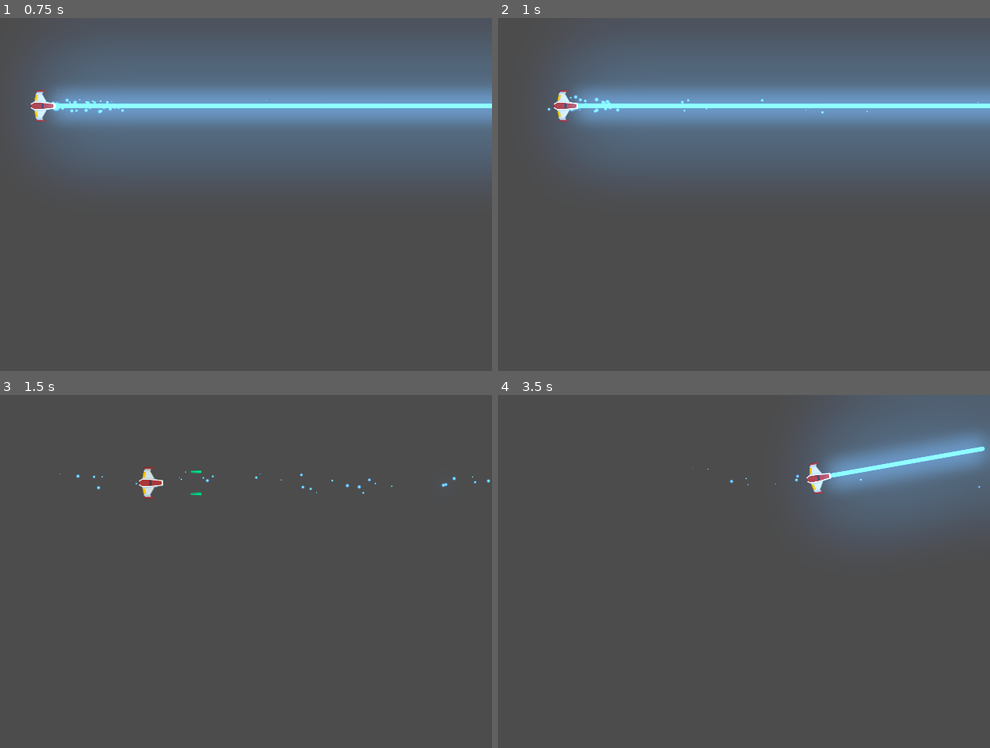
Above: before the commit, frames 1-4 (two rows, left to right).
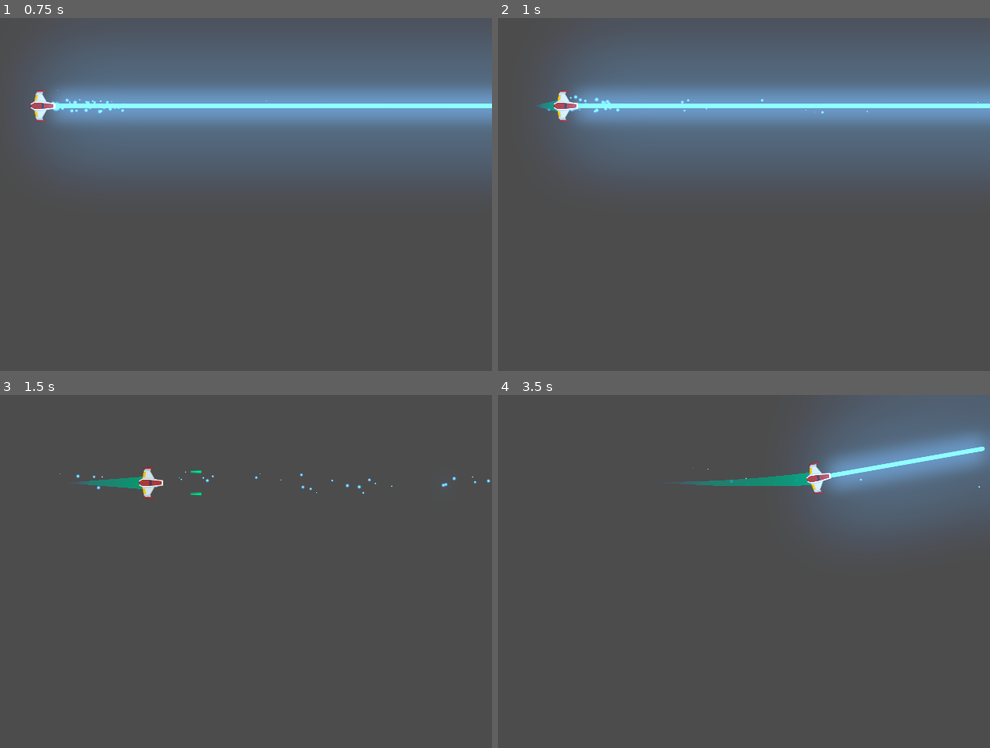
Above: after the commit, the same moments.

Repository: soyMoka/Meteoritos
Game: Godot game, scene res://Juego/Niveles/NivelTest.tscn
Two runs of this game, one before a commit and one after it. Both use one fixed random seed, a clock stepped at 60 frames per second and the inputs below.
Inputs (mouse positions are in pixels of both pictures, inside the frame that each line leads up to):
- Up to frame 1 (0.75 s): tap Enter at 0.5 s; move the mouse to (314, 176) at 0.52 s; hold Up (mover_adelante) from 0.53 s (still down); hold Right mouse button (disparo_secundario) from 0.53 s (still down)
- Up to frame 2 (1 s): keep holding Up (mover_adelante); keep holding Right mouse button (disparo_secundario)
- Up to frame 3 (1.5 s): move the mouse to (54, 589) at 1.27 s; release Up (mover_adelante) at 1.28 s; release Right mouse button (disparo_secundario) at 1.28 s; hold Down (mover_atras) from 1.28 s (still down); tap C (disparo_principal) at 1.35 s
- Up to frame 4 (3.5 s): right-click (552, 589) at 1.55 s; move the mouse to (739, 493) at 2.02 s; release Down (mover_atras) at 2.03 s; hold Right mouse button (disparo_secundario) 2.03-2.78 s; hold Up (mover_adelante) from 2.03 s (still down); move the mouse to (645, 642) at 2.77 s; tap Left (rotar_antihorario) at 2.85 s; right-click (645, 642) at 3.05 s

Frame 1 is identical in both runs. In frame 2, less than 0.1% of the frame differs, in the area x 7-13%, y 23-27%; in frame 3, 0.3%; in frame 4, 0.5%, in the area x 36-64%, y 22-26%.

Commit message:
SFX Motor de nave

Diff:
--- /dev/null
+++ b/Juego/Naves/Estela/Trail2D.gd
@@ -0,0 +1,116 @@
+# Draws a 2D trail using Godot's `Line2D`.
+#
+# Instantiate `Trail2D` as a child of a moving node to use it. To control the color, width curve,
+# texture, or trail width, use parameters from the `Line2D` class.
+tool
+
+class_name Estela
+extends Line2D
+
+export var is_emitting := false setget set_emitting
+
+# Distance in pixels between vertices. A higher resolution leads to more details.
+export var resolution := 5.0
+# Life of each point in seconds before it is deleted.
+export var lifetime := 0.5
+# Maximum number of points allowed on the curve.
+export var max_points := 100
+
+# Optional path to the target node to follow. If not set, the instance follows its parent.
+export var target_path: NodePath
+
+var _points_creation_time := []
+var _last_point := Vector2.ZERO
+var _clock := 0.0
+var _offset := 0.0
+
+onready var target: Node2D = get_node_or_null(target_path)
+
+
+func _ready() -> void:
+	if not target:
+		target = get_parent() as Node2D
+
+	if Engine.editor_hint:
+		set_process(false)
+		return
+
+	_offset = position.length()
+	set_as_toplevel(true)
+	clear_points()
+	position = Vector2.ZERO
+	_last_point = to_local(target.global_position) + calculate_offset()
+
+
+func _get_configuration_warning() -> String:
+	var warning := "Missing Target node: assign a Node that extends Node2D in the Target Path or make the Trail a child of a parent that extends Node2D"
+	if target:
+		warning = ""
+	return warning
+
+
+func _process(delta: float) -> void:
+	_clock += delta
+	remove_older()
+
+	if not is_emitting:
+		return
+
+	# Adding new points if necessary.
+	var desired_point := to_local(target.global_position)
+	var distance: float = _last_point.distance_to(desired_point)
+	if distance > resolution:
+		add_timed_point(desired_point, _clock)
+
+
+# Creates a new point and stores its creation time.
+func add_timed_point(point: Vector2, time: float) -> void:
+	add_point(point + calculate_offset())
+	_points_creation_time.append(time)
+	_last_point = point
+	if get_point_count() > max_points:
+		remove_first_point()
+
+
+# Calculates the offset of the trail from its target.
+func calculate_offset() -> Vector2:
+	return - 1.0 * polar2cartesian(1.0, target.rotation).rotated(- PI / 2) * _offset
+
+
+# Removes the first point in the line and the corresponding time.
+func remove_first_point() -> void:
+	if get_point_count() > 1:
+		remove_point(0)
+	_points_creation_time.pop_front()
+
+
+# Remove points older than `lifetime`.
+func remove_older() -> void:
+	for creation_time in _points_creation_time:
+		var delta = _clock - creation_time
+		if delta > lifetime:
+			remove_first_point()
+		# Points in `_points_creation_time` are ordered from oldest to newest so as soon as a point
+		# isn't older than `lifetime`, we know all remaining points should stay as well.
+		else:
+			break
+
+
+func set_emitting(emitting: bool) -> void:
+	is_emitting = emitting
+	if Engine.editor_hint:
+		return
+
+	if not is_inside_tree():
+		yield(self, "ready")
+
+	if is_emitting:
+		clear_points()
+		_points_creation_time.clear()
+		_last_point = to_local(target.global_position) + calculate_offset()
+
+func set_max_points(valor:int) -> void:
+	max_points = valor
+
+func set_lifetime(valor:float) -> void:
+	lifetime = valor
--- /dev/null
+++ b/Juego/Naves/Estela/Trail2D.tscn
@@ -0,0 +1,18 @@
+[gd_scene load_steps=4 format=2]
+
+[ext_resource path="res://Juego/Naves/Estela/Trail2D.gd" type="Script" id=1]
+
+[sub_resource type="Curve" id=1]
+_data = [ Vector2( 0, 0 ), 0.0, 1.0, 0, 1, Vector2( 1, 1 ), 1.0, 0.0, 1, 0 ]
+
+[sub_resource type="Gradient" id=2]
+offsets = PoolRealArray( 0, 0.325758, 1 )
+colors = PoolColorArray( 0.294118, 0.356863, 0.670588, 0, 0.0913822, 0.546247, 0.490866, 0.744318, 0.0238037, 0.609375, 0.430959, 0.992424 )
+
+[node name="Trail2D" type="Line2D"]
+points = PoolVector2Array( 0, 0, 32, 0 )
+width_curve = SubResource( 1 )
+default_color = Color( 1, 1, 1, 1 )
+gradient = SubResource( 2 )
+joint_mode = 2
+script = ExtResource( 1 )
--- /dev/null
+++ b/Juego/Naves/MotorSFX.gd
@@ -0,0 +1,35 @@
+class_name Motor
+extends AudioStreamPlayer2D
+
+export var tiempo_transicion:float = 0.6
+export var volumen_apagado:float = -40.0
+
+onready var tween_sonido: Tween = $Tween
+
+var volumen_original:float
+
+
+func _ready() ->void:
+	volumen_original = volume_db
+	volume_db = volumen_apagado
+
+func sonido_on() -> void:
+	if not playing:
+		play()
+
+	efecto_transicion(volume_db, volumen_original)
+
+func sonido_off() -> void:
+	efecto_transicion(volume_db, volumen_apagado)
+
+func efecto_transicion(desde_vol: float, hasta_vol: float) ->void:
+	tween_sonido.interpolate_property(
+		self,
+		'volume_db',
+		desde_vol,
+		hasta_vol,
+		tiempo_transicion,
+		Tween.TRANS_LINEAR,
+		Tween.EASE_OUT_IN
+	)
+	tween_sonido.start()
--- /dev/null
+++ b/Juego/Naves/MotorSFX.tscn
@@ -0,0 +1,12 @@
+[gd_scene load_steps=3 format=2]
+
+[ext_resource path="res://TemporalAssets/sci-fi-sounds/Audio/thrusterFire_000.ogg" type="AudioStream" id=1]
+[ext_resource path="res://Juego/Naves/MotorSFX.gd" type="Script" id=2]
+
+[node name="MotorSFX" type="AudioStreamPlayer2D"]
+stream = ExtResource( 1 )
+pitch_scale = 0.71
+bus = "SFX"
+script = ExtResource( 2 )
+
+[node name="Tween" type="Tween" parent="."]
--- a/Juego/Naves/Player.gd
+++ b/Juego/Naves/Player.gd
@@ -14,7 +14,8 @@
 ## Atributos
 onready var canion:Canion = $Canion
 onready var laser:RayoLaser = $LaserBeam2D
-
+onready var estela:Estela = $EstelaPuntInicial/Trail2D
+onready var motor_sfx:Motor = $MotorSFX
 
 ## Metodos
 func _unhandled_input(event: InputEvent)-> void:
@@ -23,6 +24,22 @@
 		laser.set_is_casting(true)
 	if event.is_action_released("disparo_secundario"):
 		laser.set_is_casting(false)
+
+
+		# Control de estela y motor
+	if event.is_action_pressed("mover_adelante"):
+		estela.set_max_points(150)
+		estela.set_lifetime(0.8)
+		motor_sfx.sonido_on()
+	elif event.is_action_pressed("mover_atras"):
+		estela.set_max_points(10)
+		estela.set_lifetime(0.6)
+		motor_sfx.sonido_on()
+
+	if (event.is_action_released('mover_adelante') or event.is_action_released('mover_atras')):
+		motor_sfx.sonido_off()
+
+
 
 func _integrate_forces(state: Physics2DDirectBodyState) -> void:
 
@@ -43,6 +60,8 @@
 	elif Input.is_action_pressed("mover_atras"):
 		empuje = Vector2(-potencia_motor, 0)
 
+
+
 	# Rotacion
 	dir_rotacion = 0
 	if  Input.is_action_pressed("rotar_antihorario"):
--- a/Juego/Naves/Player.tscn
+++ b/Juego/Naves/Player.tscn
@@ -6,6 +6,9 @@
 [ext_resource path="res://Juego/Proyectiles/Canion.tscn" type="PackedScene" id=4]
 [ext_resource path="res://Juego/Proyectiles/Laser/LaserBeam2D.tscn" type="PackedScene" id=5]
 [ext_resource path="res://Juego/Proyectiles/Proyectil_player.tscn" type="PackedScene" id=6]
+[ext_resource path="res://Juego/Naves/Estela/Trail2D.tscn" type="PackedScene" id=7]
+[ext_resource path="res://Juego/Naves/MotorSFX.tscn" type="PackedScene" id=8]
+[ext_resource path="res://Juego/Naves/MotorSFX00.ogg" type="AudioStream" id=9]
 
 [sub_resource type="CircleShape2D" id=1]
 radius = 38.0132
@@ -43,4 +46,18 @@
 position = Vector2( 42, 0.00321362 )
 cast_to = Vector2( 1, 7.65147e-05 )
 
+[node name="EstelaPuntInicial" type="Position2D" parent="."]
+position = Vector2( -14, -0.00107121 )
+
+[node name="Trail2D" parent="EstelaPuntInicial" instance=ExtResource( 7 )]
+points = PoolVector2Array( 0, 0, 60, 0 )
+width = 40.0
+is_emitting = true
+target_path = NodePath("..")
+
+[node name="MotorSFX" parent="." instance=ExtResource( 8 )]
+stream = ExtResource( 9 )
+volume_db = -1.238
+pitch_scale = 0.85
+
 [editable path="Canion"]
--- a/Juego/Proyectiles/Laser/LaserBeam2D.gd
+++ b/Juego/Proyectiles/Laser/LaserBeam2D.gd
@@ -46,9 +46,10 @@
 		fill.points[1] = cast_to
 		appear()
 	else:
-		laser_sfx.stop()      #Para el sonido al soltar el click
+			#Para el sonido al soltar el click
 		collision_particles.emitting = false
 		disappear()
+		laser_sfx.stop()
 	set_physics_process(is_casting)
 	beam_particles.emitting = is_casting
 	casting_particles.emitting = is_casting
--- a/Juego/Proyectiles/Proyectil.tscn
+++ b/Juego/Proyectiles/Proyectil.tscn
@@ -4,6 +4,7 @@
 [ext_resource path="res://Juego/Proyectiles/Proyectil.gd" type="Script" id=2]
 
 [node name="Proyectil" type="Area2D"]
+monitoring = false
 script = ExtResource( 2 )
 
 [node name="Sprite" type="Sprite" parent="."]
--- a/project.godot
+++ b/project.godot
@@ -13,6 +13,16 @@
 "class": "Canion",
 "language": "GDScript",
 "path": "res://Juego/Proyectiles/Canion.gd"
+}, {
+"base": "Line2D",
+"class": "Estela",
+"language": "GDScript",
+"path": "res://Juego/Naves/Estela/Trail2D.gd"
+}, {
+"base": "AudioStreamPlayer2D",
+"class": "Motor",
+"language": "GDScript",
+"path": "res://Juego/Naves/MotorSFX.gd"
 }, {
 "base": "Node2D",
 "class": "Nivel",
@@ -36,6 +46,8 @@
 } ]
 _global_script_class_icons={
 "Canion": "",
+"Estela": "",
+"Motor": "",
 "Nivel": "",
 "Player": "",
 "ProyectilPlayer": "",
Not shown, added: Juego/Naves/MotorSFX00.ogg.import
Not shown: 1 places in Juego/Naves/Player.tscn that only renumber resources
Not shown, added: Juego/thrusterFire_003.ogg.import
Not shown, added: Juego/Naves/MotorSFX00.ogg
Not shown, added: Juego/thrusterFire_003.ogg
